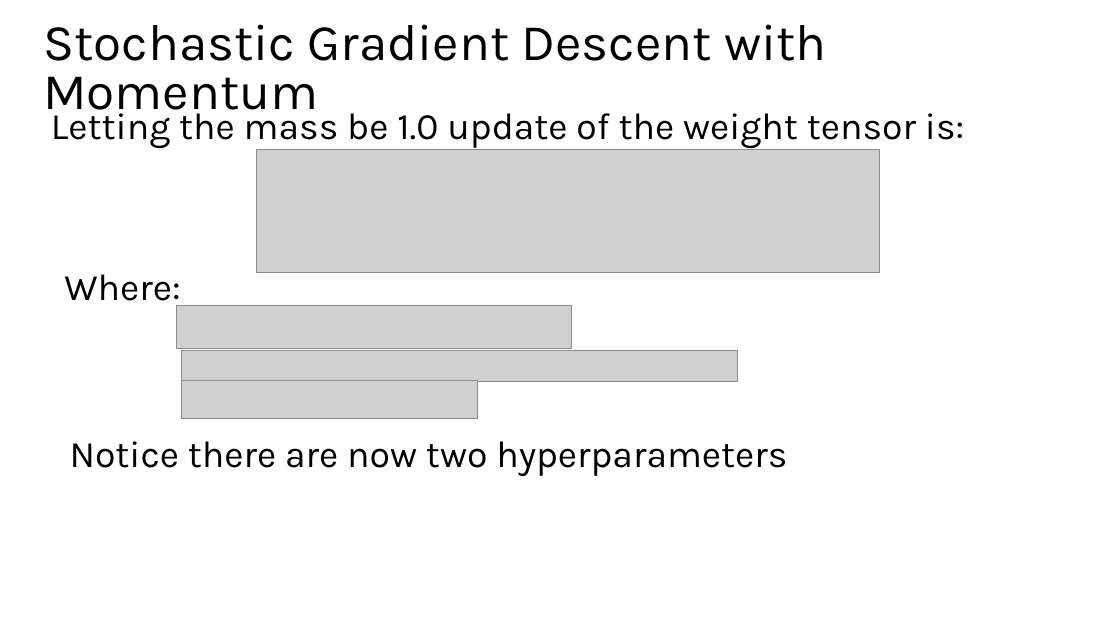
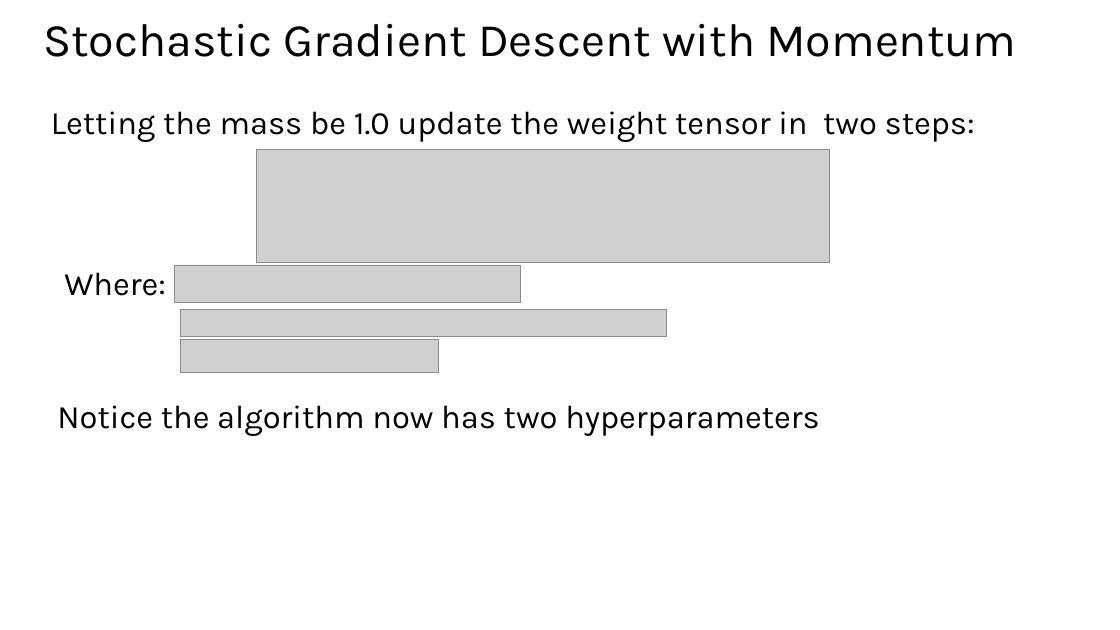
Before and after one commit to StephenElston/CSCI-E25, a slide deck: slide 37 of Slides/7_RegularizationAndOptimization.pptx. Drawn at 1120x630 pixels with LibreOffice and Linux fonts; fonts in the diff are those of the drawing; grey boxes stand for pictures. Boxes give left, top, right and bottom in pixels: in the first picture for what was removed or moved away, otherwise in the second. Text is boxed around its words. In the diff, an @@ line names an element or a change of style, - is before the commit and + after.

```diff
--- a/Slides/7_RegularizationAndOptimization.pptx
+++ b/Slides/7_RegularizationAndOptimization.pptx
@@ title "Stochastic Gradient Descent with Momentum" at box(43, 24, 1016, 57): size 44 to 40 pt @@
@@ text at box(51, 111, 975, 142): text changed; size 32 to 28 pt @@
-Letting the mass be 1.0 update of the weight tensor is:
+Letting the mass be 1.0 update the weight tensor in two steps:
@@ picture: place and size @@
-picture at box(256, 150, 880, 273)
+picture at box(256, 150, 829, 263)
@@ text "Where:" at box(64, 272, 166, 296): size 32 to 28 pt @@
@@ picture: place and size @@
-picture at box(176, 306, 572, 349)
+picture at box(175, 265, 521, 302)
@@ picture: place and size @@
-picture at box(181, 350, 738, 382)
+picture at box(181, 309, 667, 337)
@@ picture: place and size @@
-picture at box(181, 381, 477, 418)
+picture at box(181, 340, 439, 373)
@@ text at box(57, 405, 819, 436): text changed; size 32 to 28 pt @@
-Notice there are now two hyperparameters
+Notice the algorithm now has two hyperparameters
```
Also in this commit, not shown: 31 other slides changed, 1 slide added, 12 slides removed.
